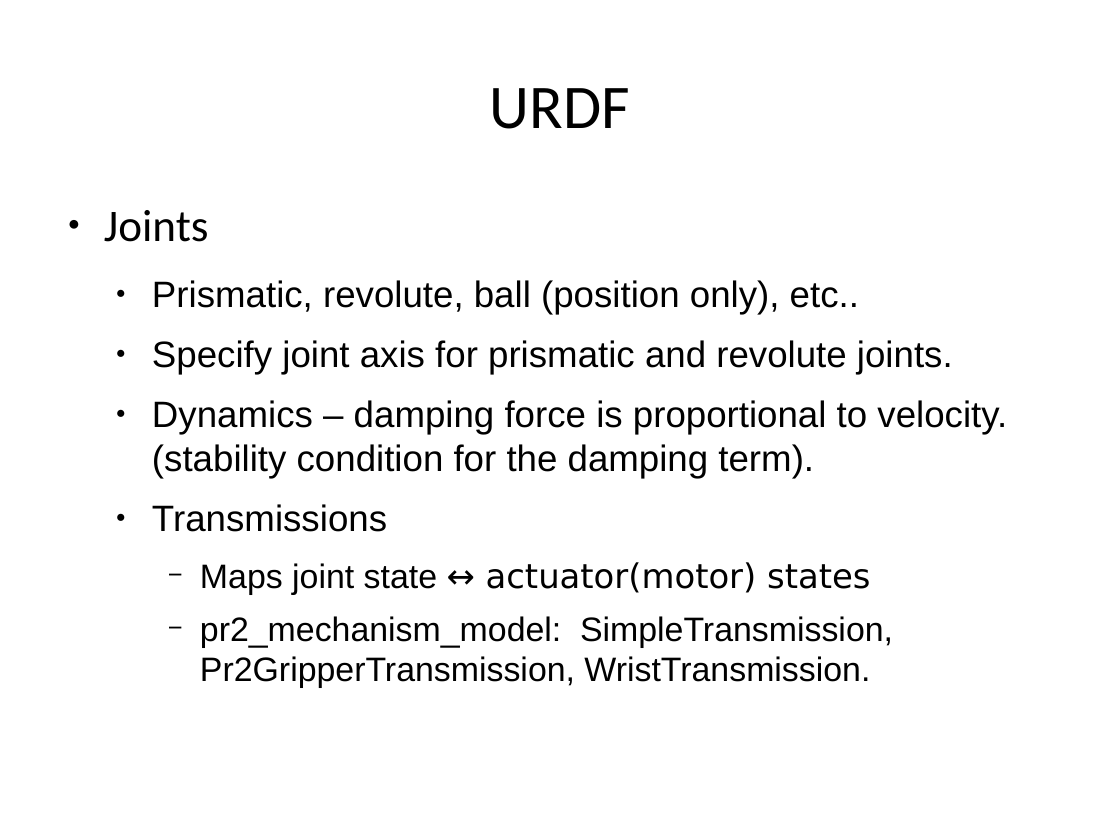
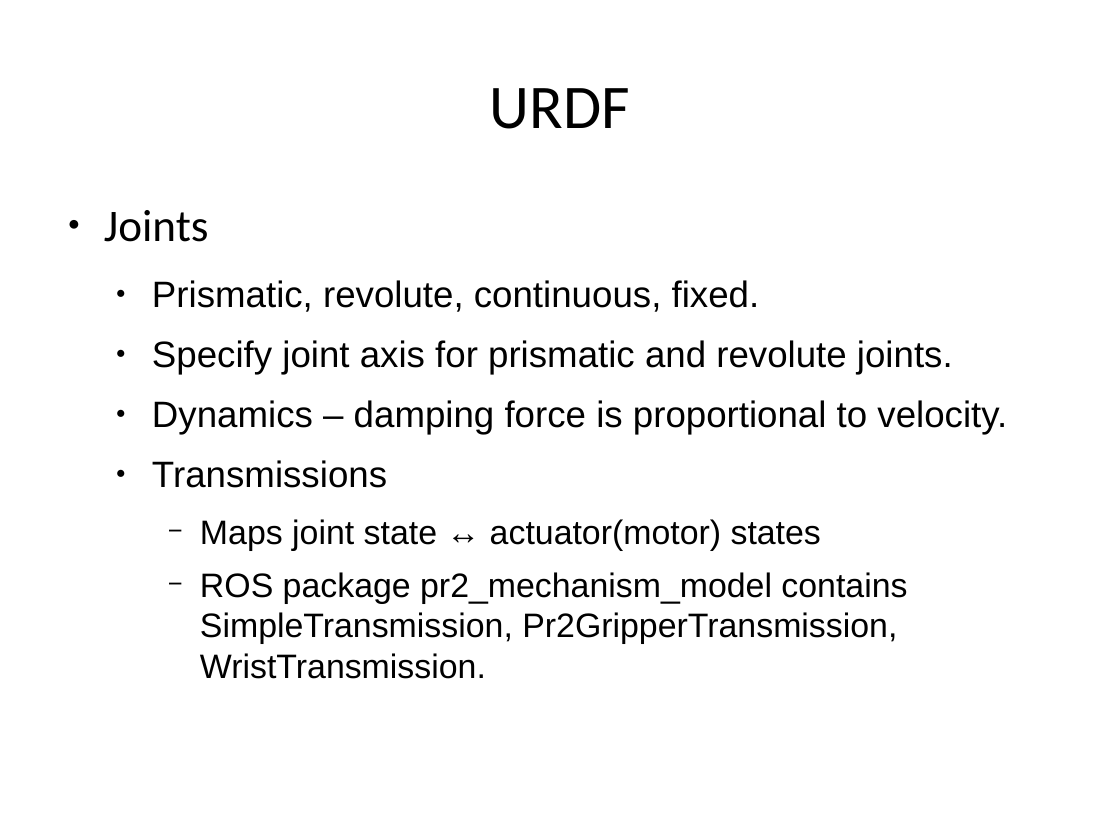
Before and after one commit to PR2/pr2_docs, a slide deck: slide 25 of pr2_training_workshop/simulation/simulation_training_workshop_rev1.odp (slide 20 before the commit). Drawn at 1120x840 pixels with LibreOffice and Linux fonts; fonts in the diff are those of the drawing; background and template pictures are left out. Boxes give left, top, right and bottom in pixels: in the first picture for what was removed or moved away, otherwise in the second. Text is boxed around its words. In the diff, an @@ line names an element or a change of style, - is before the commit and + after.

```diff
--- a/pr2_training_workshop/simulation/simulation_training_workshop_rev1.odp
+++ b/pr2_training_workshop/simulation/simulation_training_workshop_rev1.odp
@@ text at bbox=[152, 280, 760, 312]: text changed @@
-  ● Prismatic, revolute, ball (position only), etc..
+  ● Prismatic, revolute, continuous, fixed.
@@ text at bbox=[152, 400, 1007, 434]: text changed @@
-  ● Dynamics – damping force is proportional to velocity. (stability condition for the damping term).
+  ● Dynamics – damping force is proportional to velocity.
@@ text at bbox=[200, 519, 821, 551]: font DejaVu Sans to Arial in "↔ actuator(motor) states" @@
@@ text at bbox=[200, 572, 907, 679]: text changed @@
-    − pr2_mechanism_model: SimpleTransmission, Pr2GripperTransmission, WristTransmission.
+    − ROS package pr2_mechanism_model contains SimpleTransmission, Pr2GripperTransmission, WristTransmission.
```
Also in this commit, not shown: 13 other slides changed, 10 slides added, 4 slides removed.
